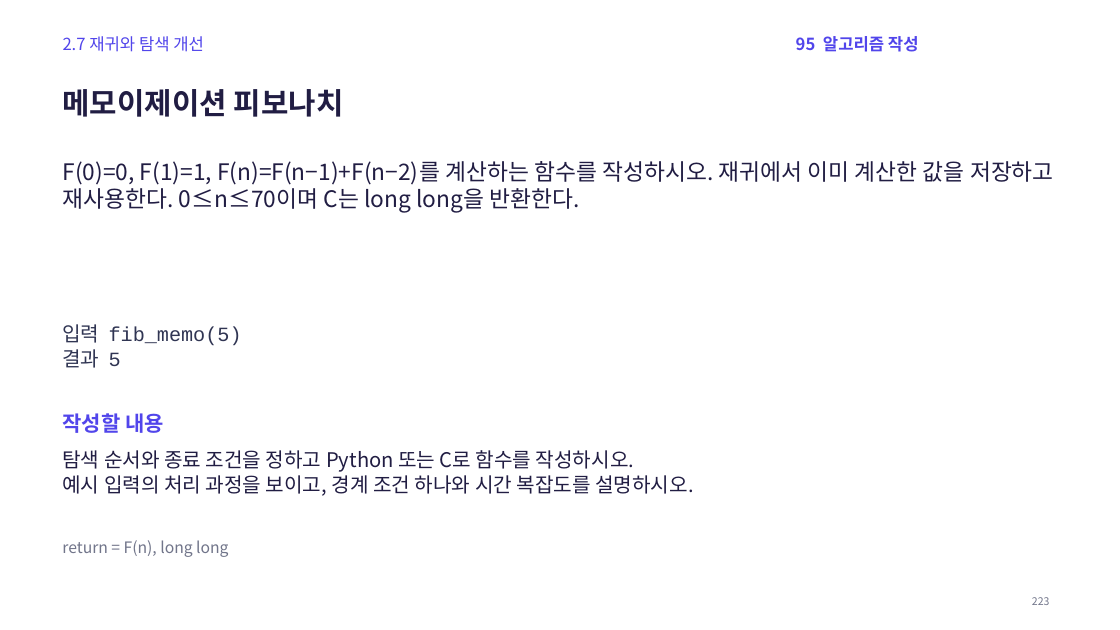
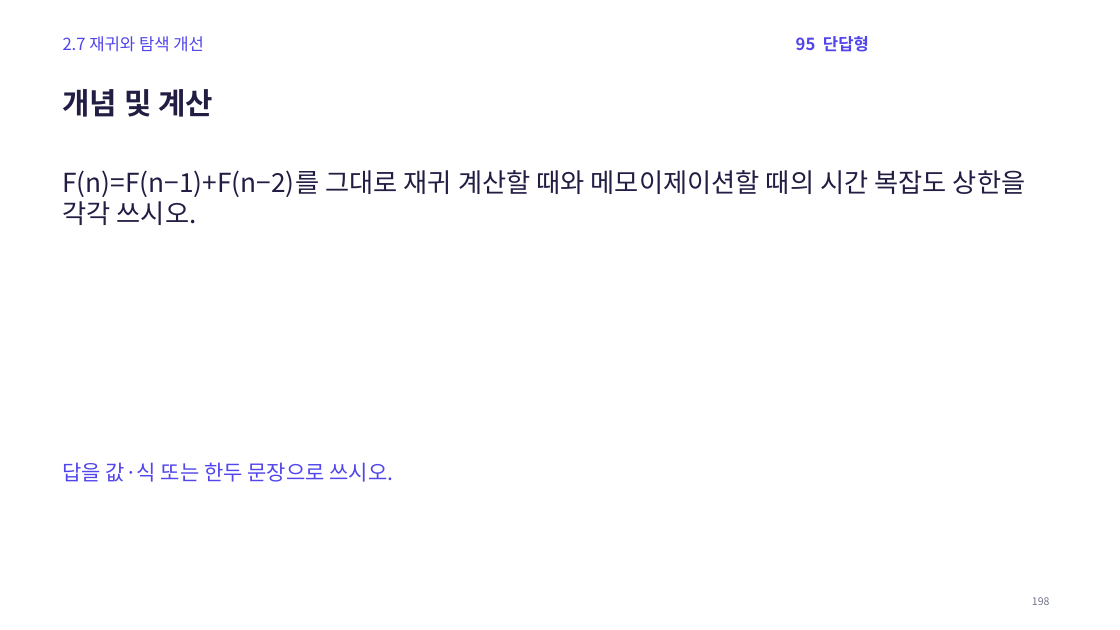
Before and after one commit to Sangdon-Park/Sangdon-Park.github.io, a slide deck: slide 198 of data/알고리즘/2장_연습문제_100문항_알고리즘작성형_수업용.pptx (slide 223 before the commit). Drawn at 1120x630 pixels with LibreOffice and Linux fonts; fonts in the diff are those of the drawing. Boxes give left, top, right and bottom in pixels: in the first picture for what was removed or moved away, otherwise in the second. Text is boxed around its words. In the diff, an @@ line names an element or a change of style, - is before the commit and + after.

```diff
--- a/data/알고리즘/2장_연습문제_100문항_알고리즘작성형_수업용.pptx
+++ b/data/알고리즘/2장_연습문제_100문항_알고리즘작성형_수업용.pptx
@@ text at bbox=[796, 36, 869, 52]: text changed @@
-95 알고리즘 작성
+95 단답형
@@ text at bbox=[62, 89, 213, 117]: text changed @@
-메모이제이션 피보나치
+개념 및 계산
@@ text removed at bbox=[62, 161, 1054, 213] @@
-F(0)=0, F(1)=1, F(n)=F(n−1)+F(n−2)를 계산하는 함수를 작성하시오. 재귀에서 이미 계산한 값을 저장하고 재사용한다. 0≤n≤70이며 C는 long long을 반환한다.
@@ text added at bbox=[62, 170, 1026, 225], 22.5 pt, text #211D43 @@
+F(n)=F(n−1)+F(n−2)를 그대로 재귀 계산할 때와 메모이제이션할 때의 시간 복잡도 상한을 각각 쓰시오.
@@ text removed at bbox=[62, 324, 242, 368] @@
-입력 fib_memo(5)
-결과 5
@@ text removed at bbox=[62, 413, 164, 433] @@
-작성할 내용
@@ text removed at bbox=[62, 450, 694, 496] @@
-탐색 순서와 종료 조건을 정하고 Python 또는 C로 함수를 작성하시오.
-예시 입력의 처리 과정을 보이고, 경계 조건 하나와 시간 복잡도를 설명하시오.
@@ text added at bbox=[62, 462, 394, 482], 18 pt, text #5145EB @@
+답을 값·식 또는 한두 문장으로 쓰시오.
@@ text removed at bbox=[62, 540, 228, 557] @@
-return = F(n), long long
@@ text at bbox=[1032, 597, 1049, 605]: text changed @@
-223
+198
```
Also in this commit, not shown: 27 other slides changed, 59 slides added, 89 slides removed, 6 other files.
